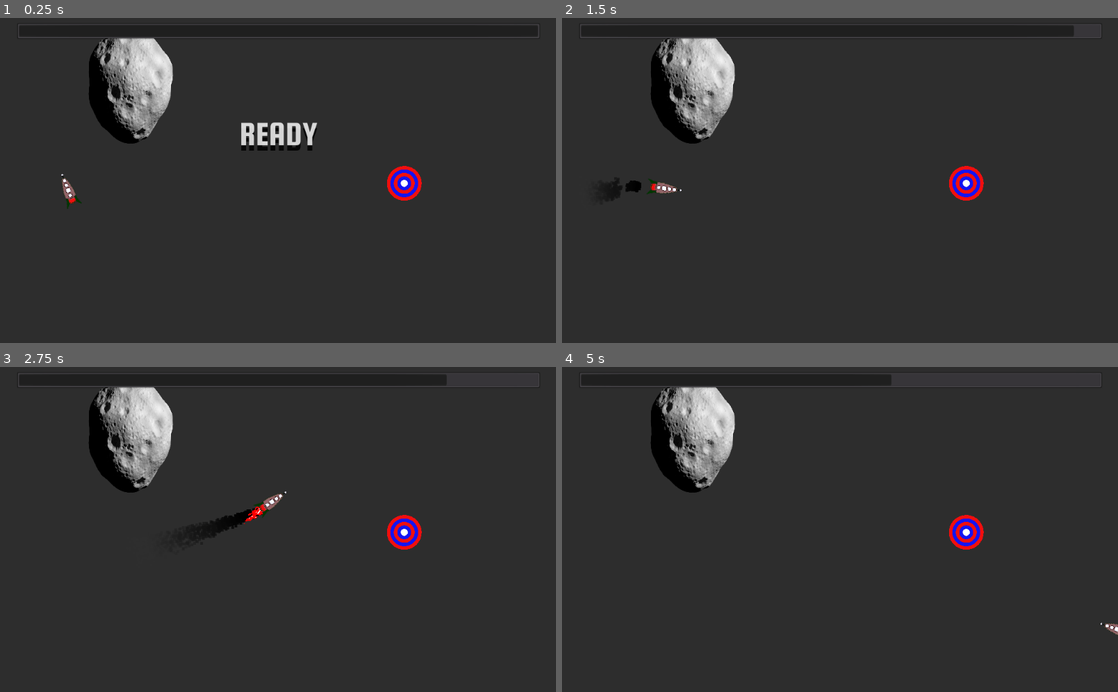
Above: before the commit, frames 1-4 (two rows, left to right).
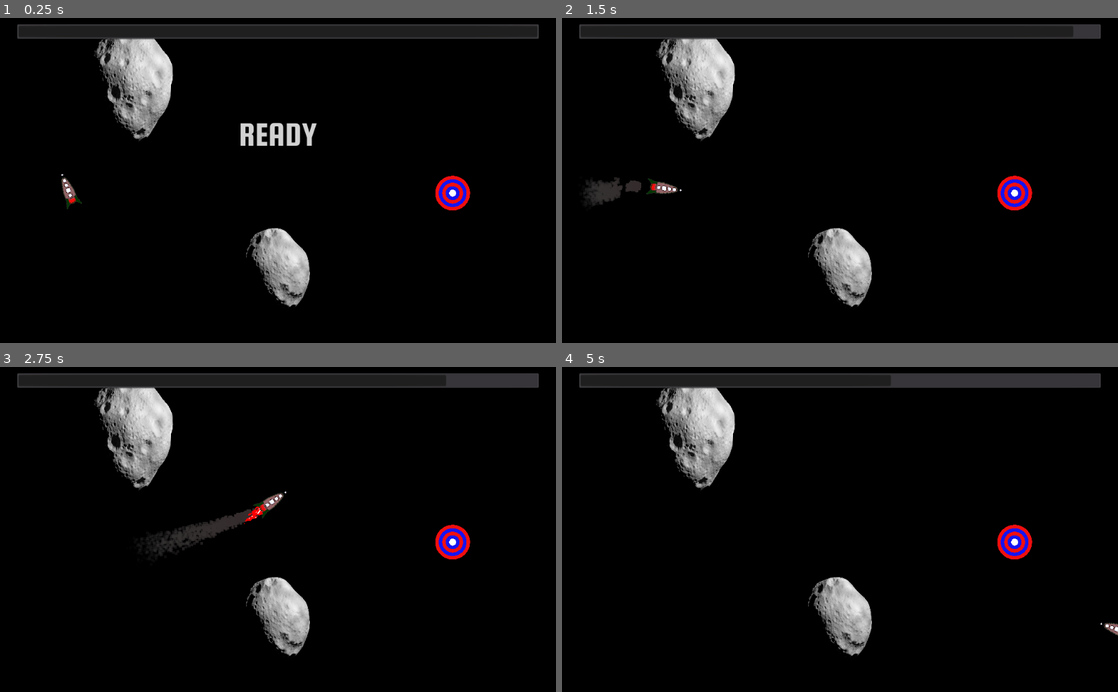
Above: after the commit, the same moments.

Repository: ReneEmmaneel/space-game
Game: Godot game, scene res://Levels/Levels/Level1.tscn
Two runs of this game, one before a commit and one after it. Both use one fixed random seed, a clock stepped at 60 frames per second and the inputs below. Before the commit the project starts from res://Levels/Level1.tscn.
Inputs (mouse positions are in pixels of both pictures, inside the frame that each line leads up to):
- Up to frame 1 (0.25 s): no input
- Up to frame 2 (1.5 s): move the mouse to (962, 164) at 0.52 s; press the mouse at (962, 164) at 0.53 s; move the mouse to (728, 196) at 1.27 s; release the mouse at (728, 196) at 1.28 s; click (728, 196) at 1.35 s
- Up to frame 3 (2.75 s): move the mouse to (333, 458) at 2.02 s; press the mouse at (333, 458) at 2.03 s
- Up to frame 4 (5 s): move the mouse to (812, 594) at 2.77 s; release the mouse at (812, 594) at 2.78 s; click (812, 594) at 2.85 s; move the mouse to (1006, 578) at 3.52 s; press the mouse at (1006, 578) at 3.53 s; move the mouse to (673, 480) at 4.27 s; release the mouse at (673, 480) at 4.28 s; click (673, 480) at 4.35 s

The runs differ from the first frame. In frame 1, 91% of the frame differs, in the area x 0-100%, y 0-100%; in frame 2, 91%; in frame 3, 91%; in frame 4, 92%.

Commit message:
added level sprite

Diff:
--- a/Levels/Level1.tscn
+++ b/LevelObjects/Animation.tscn
@@ -1,10 +1,6 @@
-[gd_scene load_steps=7 format=2]
+[gd_scene load_steps=3 format=2]
 
-[ext_resource path="res://LevelObjects/Wall.tscn" type="PackedScene" id=1]
-[ext_resource path="res://LevelObjects/Goal.tscn" type="PackedScene" id=2]
-[ext_resource path="res://LevelObjects/SpaceShip.tscn" type="PackedScene" id=3]
-[ext_resource path="res://Fonts/SquadaOne.tres" type="DynamicFont" id=4]
-[ext_resource path="res://Levels/Level.gd" type="Script" id=5]
+[ext_resource path="res://Fonts/SquadaOne.tres" type="DynamicFont" id=1]
 
 [sub_resource type="Animation" id=1]
 resource_name = "Start"
@@ -64,24 +60,7 @@
 "values": [ 5.0, 5.0, 0.0 ]
 }
 
-[node name="Level" type="Control"]
-margin_right = 1024.0
-margin_bottom = 600.0
-script = ExtResource( 5 )
-__meta__ = {
-"_edit_use_anchors_": false
-}
-
-[node name="SpaceShipBody" parent="." instance=ExtResource( 3 )]
-position = Vector2( 125.782, 318.221 )
-
-[node name="WallBody" parent="." instance=ExtResource( 1 )]
-position = Vector2( 232.695, 123.596 )
-
-[node name="GoalBody" parent="." instance=ExtResource( 2 )]
-position = Vector2( 744.521, 305.267 )
-
-[node name="Animation" type="Control" parent="."]
+[node name="Animation" type="Control"]
 anchor_right = 1.0
 anchor_bottom = 1.0
 margin_left = 0.773773
@@ -92,12 +71,12 @@
 "_edit_use_anchors_": false
 }
 
-[node name="StartLabel" type="Label" parent="Animation"]
+[node name="StartLabel" type="Label" parent="."]
 anchor_top = 0.3
 anchor_right = 1.0
 anchor_bottom = 0.3
 margin_bottom = 69.0
-custom_fonts/font = ExtResource( 4 )
+custom_fonts/font = ExtResource( 1 )
 custom_colors/font_color_shadow = Color( 0, 0, 0, 1 )
 custom_constants/shadow_offset_x = 0
 custom_constants/shadow_offset_y = 10
@@ -109,10 +88,10 @@
 "_edit_use_anchors_": false
 }
 
-[node name="AnimationPlayer" type="AnimationPlayer" parent="Animation"]
+[node name="AnimationPlayer" type="AnimationPlayer" parent="."]
 anims/Start = SubResource( 1 )
 
-[node name="ProgressBar" type="ProgressBar" parent="Animation"]
+[node name="ProgressBar" type="ProgressBar" parent="."]
 anchor_right = 1.0
 margin_left = 30.0
 margin_top = 10.0
--- a/LevelObjects/Wall.tscn
+++ b/LevelObjects/AsteroidA.tscn
@@ -1,6 +1,6 @@
 [gd_scene load_steps=2 format=2]
 
-[ext_resource path="res://art/asteroids/1346943991.png" type="Texture" id=1]
+[ext_resource path="res://art/asteroids/A.png" type="Texture" id=1]
 
 [node name="WallBody" type="StaticBody2D"]
 
--- /dev/null
+++ b/LevelObjects/AsteroidB.tscn
@@ -0,0 +1,13 @@
+[gd_scene load_steps=2 format=2]
+
+[ext_resource path="res://art/asteroids/B.png" type="Texture" id=1]
+
+[node name="WallBody" type="StaticBody2D"]
+
+[node name="WallCollision" type="CollisionPolygon2D" parent="."]
+polygon = PoolVector2Array( 14.0544, -71.9817, 32.3372, -63.7365, 63.884, -18.5673, 64.9594, 17.6398, 61.0161, 37.3565, 41.2994, 68.1863, 28.3939, 81.4503, 3.00452, 86.1987, -26.4864, 75.1031, -46.9256, 53.2039, -53.2331, 15.3719, -43.8894, -41.566, -26.0781, -65.8011 )
+
+[node name="WallSprite" type="Sprite" parent="."]
+position = Vector2( 3.17331, 0.793335 )
+scale = Vector2( 0.3, 0.3 )
+texture = ExtResource( 1 )
--- a/LevelObjects/SpaceShip.tscn
+++ b/LevelObjects/SpaceShip.tscn
@@ -7,7 +7,7 @@
 
 [sub_resource type="Gradient" id=1]
 offsets = PoolRealArray( 0.111111, 1 )
-colors = PoolColorArray( 0, 0, 0, 1, 0.21875, 0.21875, 0.21875, 0 )
+colors = PoolColorArray( 0.210938, 0.177155, 0.177155, 1, 0.21875, 0.21875, 0.21875, 0 )
 
 [sub_resource type="GradientTexture" id=2]
 gradient = SubResource( 1 )
--- /dev/null
+++ b/Levels/Levels/Level1.tscn
@@ -0,0 +1,35 @@
+[gd_scene load_steps=7 format=2]
+
+[ext_resource path="res://LevelObjects/Animation.tscn" type="PackedScene" id=1]
+[ext_resource path="res://Levels/Level.gd" type="Script" id=2]
+[ext_resource path="res://LevelObjects/Goal.tscn" type="PackedScene" id=3]
+[ext_resource path="res://LevelObjects/AsteroidB.tscn" type="PackedScene" id=4]
+[ext_resource path="res://LevelObjects/AsteroidA.tscn" type="PackedScene" id=5]
+[ext_resource path="res://LevelObjects/SpaceShip.tscn" type="PackedScene" id=6]
+
+[node name="Level" type="Control"]
+margin_right = 1024.0
+margin_bottom = 600.0
+script = ExtResource( 2 )
+__meta__ = {
+"_edit_use_anchors_": false
+}
+
+[node name="SpaceShipBody" parent="." instance=ExtResource( 6 )]
+position = Vector2( 125.782, 318.221 )
+
+[node name="AsteroidABody" parent="." instance=ExtResource( 5 )]
+position = Vector2( 232.695, 123.596 )
+
+[node name="AsteroidBBody" parent="." instance=ExtResource( 4 )]
+position = Vector2( 502.555, 459.486 )
+rotation = -0.147182
+
+[node name="GoalBody" parent="." instance=ExtResource( 3 )]
+position = Vector2( 833.693, 323.36 )
+
+[node name="Animation" parent="." instance=ExtResource( 1 )]
+margin_left = 0.0
+margin_top = 0.0
+margin_right = 0.0
+margin_bottom = -6.10352e-05
--- /dev/null
+++ b/Levels/Levels/Level2.tscn
@@ -0,0 +1,34 @@
+[gd_scene load_steps=6 format=2]
+
+[ext_resource path="res://Levels/Level.gd" type="Script" id=1]
+[ext_resource path="res://LevelObjects/SpaceShip.tscn" type="PackedScene" id=2]
+[ext_resource path="res://LevelObjects/Goal.tscn" type="PackedScene" id=3]
+[ext_resource path="res://LevelObjects/Animation.tscn" type="PackedScene" id=4]
+[ext_resource path="res://Levels/Levels/level1.png" type="Texture" id=5]
+
+[node name="Node2D" type="Control"]
+script = ExtResource( 1 )
+__meta__ = {
+"_edit_use_anchors_": false
+}
+
+[node name="SpaceShipBody" parent="." instance=ExtResource( 2 )]
+position = Vector2( 150.334, 289.945 )
+
+[node name="GoalBody" parent="." instance=ExtResource( 3 )]
+position = Vector2( 749.948, 313.663 )
+
+[node name="Walls" type="StaticBody2D" parent="."]
+
+[node name="Sprite" type="Sprite" parent="Walls"]
+texture = ExtResource( 5 )
+centered = false
+
+[node name="CollisionPolygon2D" type="CollisionPolygon2D" parent="Walls"]
+polygon = PoolVector2Array( -3.23486, -1.34957, -3.05533, 604.748, 1069.41, 611.698, 1047.69, -22.9712, 945.342, 153.127, 920.314, 253.805, 974.4, 452.25, 930.7, 537.75, 857.55, 553.9, 727.4, 555.8, 602.95, 535.85, 565.9, 512.1, 490.85, 514, 476.6, 499.75, 430.05, 492.15, 316.05, 490.25, 236.109, 509.975, 164.147, 509.975, 102.245, 525.451, 33.3781, 526.998, 16.64, 461.415, 17.5873, 235.903, 54.1524, 156.125, 253.598, 92.9668, 423.127, 94.0748, 579.36, 125.1, 974.886, 146.094, 1046.29, -12.5731 )
+
+[node name="Animation" parent="." instance=ExtResource( 4 )]
+margin_left = 0.0
+margin_top = 0.0
+margin_right = 1024.0
+margin_bottom = 600.0
--- a/project.godot
+++ b/project.godot
@@ -16,7 +16,7 @@
 [application]
 
 config/name="5_sec"
-run/main_scene="res://Levels/Level1.tscn"
+run/main_scene="res://Levels/Levels/Level1.tscn"
 boot_splash/bg_color=Color( 0, 0, 0, 1 )
 config/icon="res://icon.png"
 
@@ -39,5 +39,5 @@
 
 [rendering]
 
-environment/default_clear_color=Color( 0.180392, 0.180392, 0.180392, 1 )
+environment/default_clear_color=Color( 0, 0, 0, 1 )
 environment/default_environment="res://default_env.tres"
Binary file added: Levels/Levels/level1.png
Not shown, changed: Levels/Levels/level1.png.import
Renamed: art/asteroids/1346943991.png -> art/asteroids/A.png
Not shown, added: art/asteroids/A.png.import
Renamed: art/asteroids/1346944555.png -> art/asteroids/B.png
Not shown, changed: art/asteroids/B.png.import
